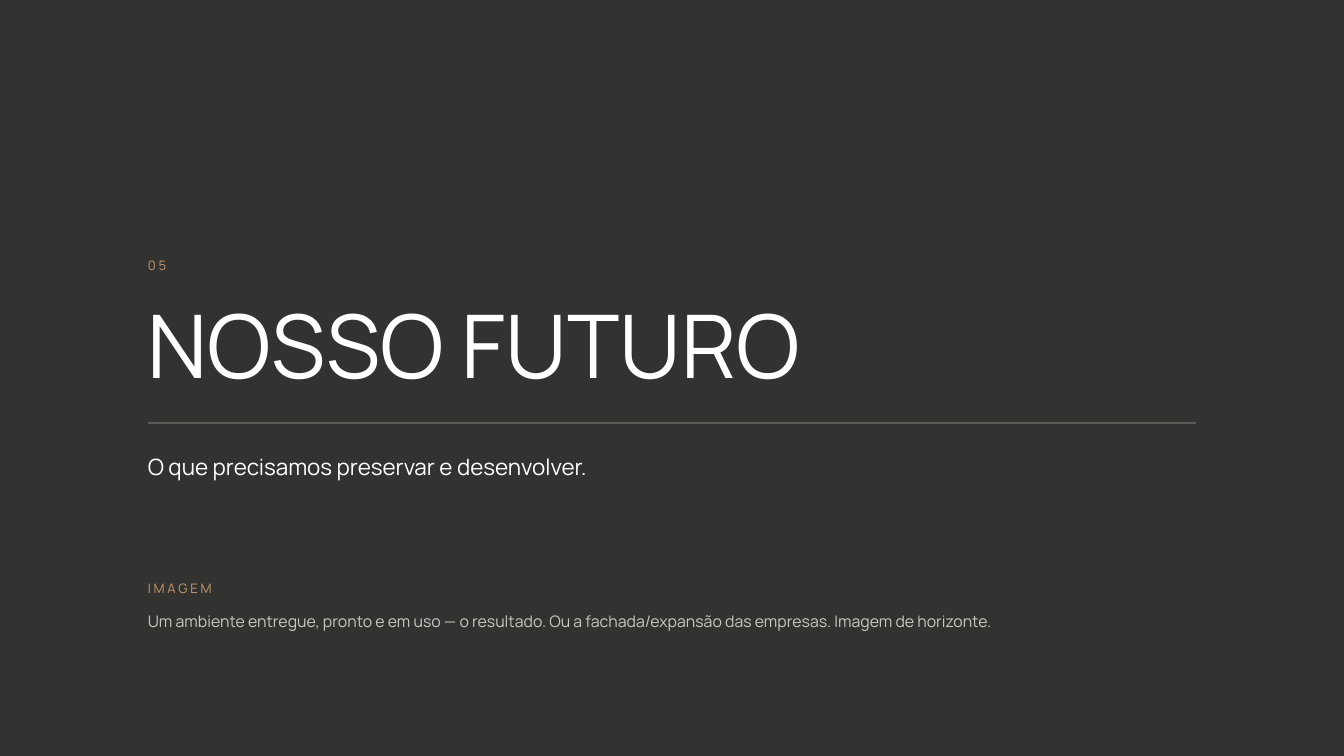
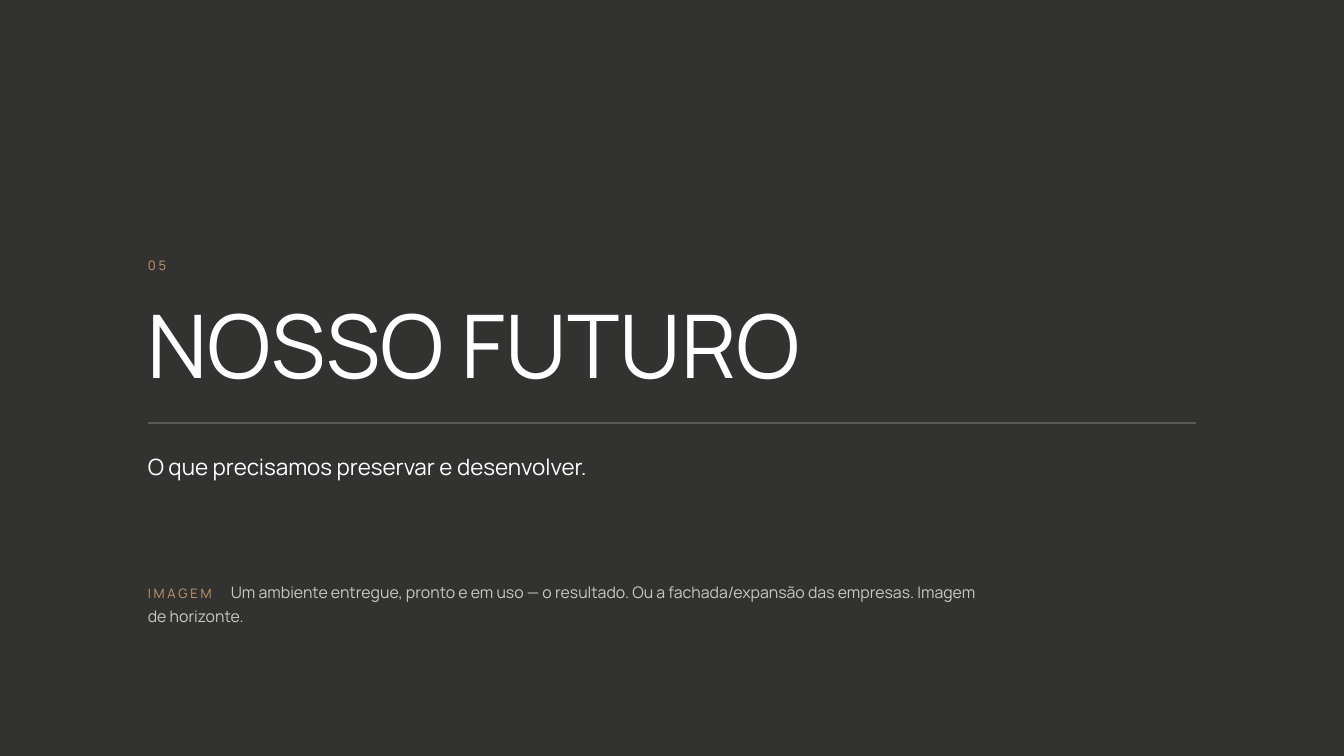
Before and after one commit to kellyalbertkabrand/Apresentacao_Revelacao_de_Essencia, a slide deck: slide 19 of clientes/flavia-muccelin/Cultura-Organizacional-Forma-e-My-Home.pptx. Drawn at 1344x756 pixels with LibreOffice and Linux fonts; fonts in the diff are those of the drawing; background and template pictures are left out; a plain dark background stands for a picture behind light text. Boxes give left, top, right and bottom in pixels: in the first picture for what was removed or moved away, otherwise in the second. Text is boxed around its words. In the diff, an @@ line names an element or a change of style, - is before the commit and + after.

```diff
--- a/clientes/flavia-muccelin/Cultura-Organizacional-Forma-e-My-Home.pptx
+++ b/clientes/flavia-muccelin/Cultura-Organizacional-Forma-e-My-Home.pptx
@@ text at [148, 586, 975, 622]: text changed @@
-Um ambiente entregue, pronto e em uso — o resultado. Ou a fachada/expansão das empresas. Imagem de horizonte.
+IMAGEM Um ambiente entregue, pronto e em uso — o resultado. Ou a fachada/expansão das empresas. Imagem de horizonte.
@@ text removed at [148, 583, 212, 593] @@
-IMAGEM
```
Also in this commit, not shown: 5 other slides changed, 19 other files.
